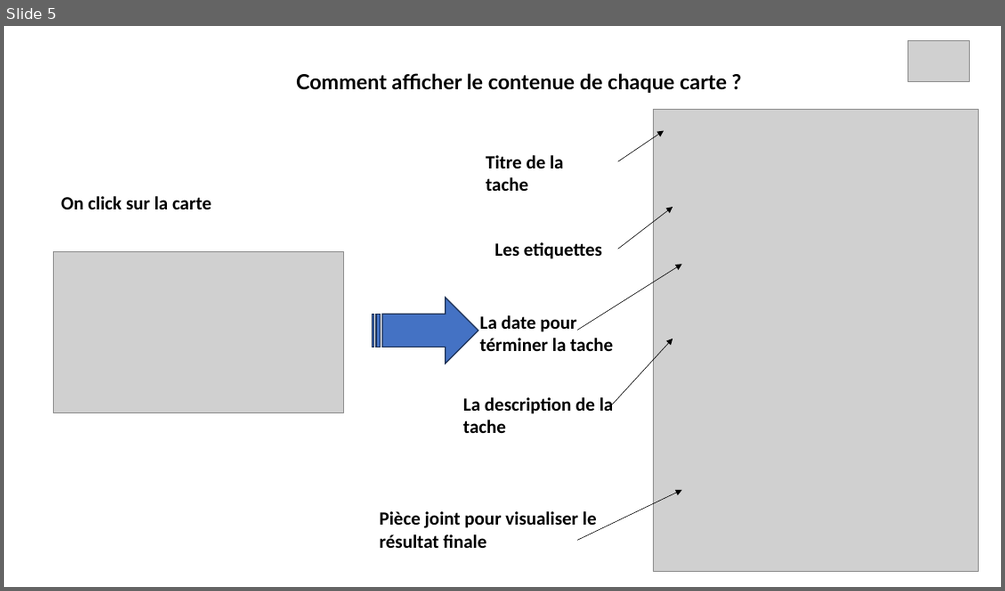
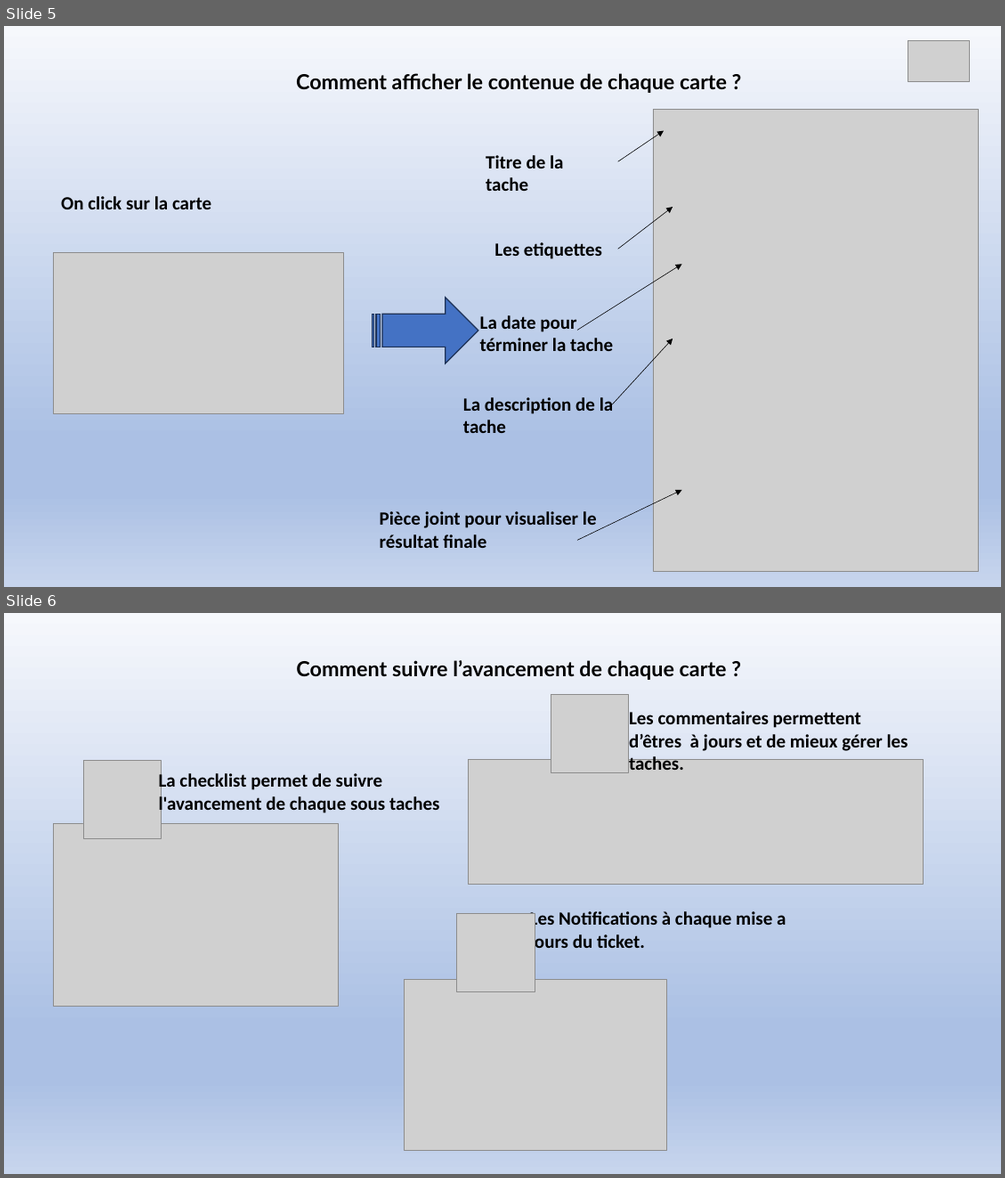
Before and after one commit to 88Hajar/Projet-7, a slide deck: BENAISSA_HAJAR_3_KANBAN.pptx. Shown one above the other, each under a label of ours: slide 5 before the commit, slides 5 and 6 after it. The pictures are 1005x591 and 1005x1178 pixels, drawn with LibreOffice and Linux fonts; fonts in the diff are those of the drawing; grey boxes stand for pictures. Boxes give left, top, right and bottom in pixels: in the first picture for what was removed or moved away, otherwise in the second. Text is boxed around its words. In the diff, an @@ line names an element or a change of style, - is before the commit and + after.

```diff
--- a/BENAISSA_HAJAR_3_KANBAN.pptx
+++ b/BENAISSA_HAJAR_3_KANBAN.pptx
@@ slide 6 added at box(4, 613, 1001, 1174), background gradient #F6F8FC to #ABC0E4 to #C7D5ED @@
@@ text added at box(296, 660, 727, 680), 20 pt, text #000000, bold @@
+Comment suivre l’avancement de chaque carte ?
@@ picture added at box(550, 695, 629, 773) @@
@@ text added at box(629, 711, 908, 751), 18 pt, text #000000, bold @@
+Les commentaires permettent d’êtres à jours et de mieux gérer les taches.
@@ picture added at box(83, 761, 161, 839) @@
@@ text added at box(159, 771, 439, 815), 18 pt, text #000000, bold @@
+La checklist permet de suivre l'avancement de chaque sous taches
@@ picture added at box(469, 760, 923, 884) @@
@@ picture added at box(53, 824, 339, 1005) @@
@@ picture added at box(457, 914, 535, 992) @@
@@ text added at box(530, 911, 785, 953), 18 pt, text #000000, bold @@
+Les Notifications à chaque mise a jours du ticket.
@@ picture added at box(404, 979, 667, 1150) @@
@@ slide 5 changed as well @@
@@ background #FFFFFF to gradient #F6F8FC to #ABC0E4 to #C7D5ED @@
```
Also in this commit, not shown: 5 other slides changed, 1 slide removed, 2 other files.
